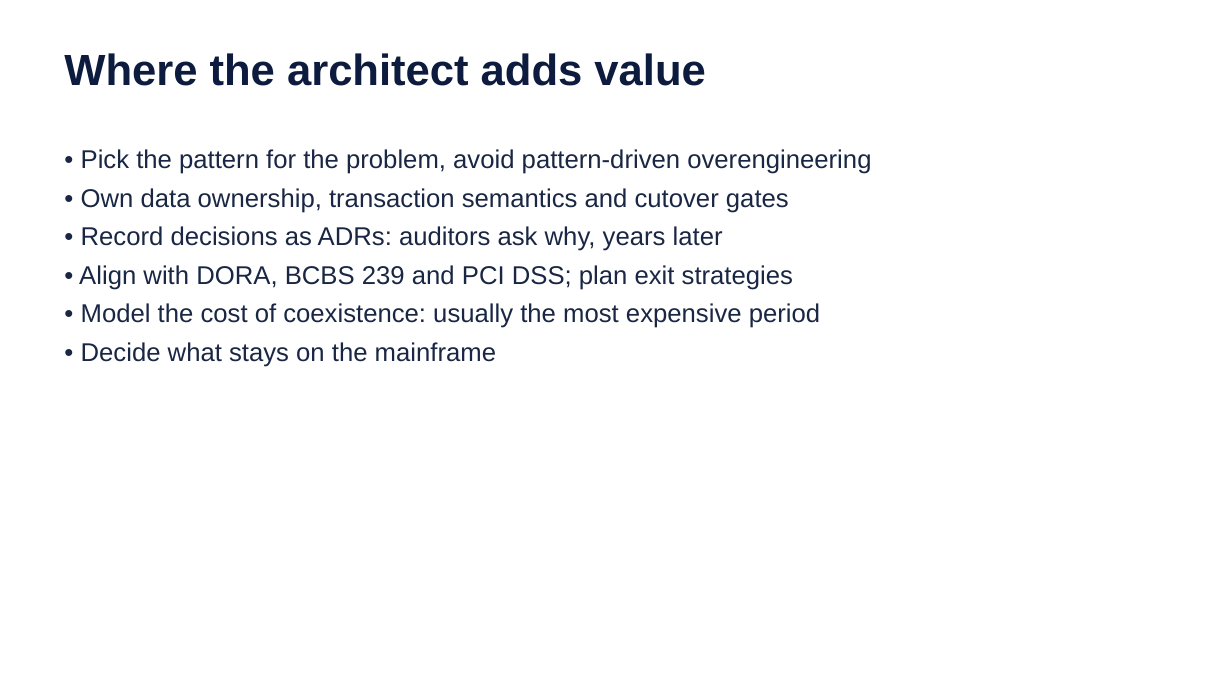
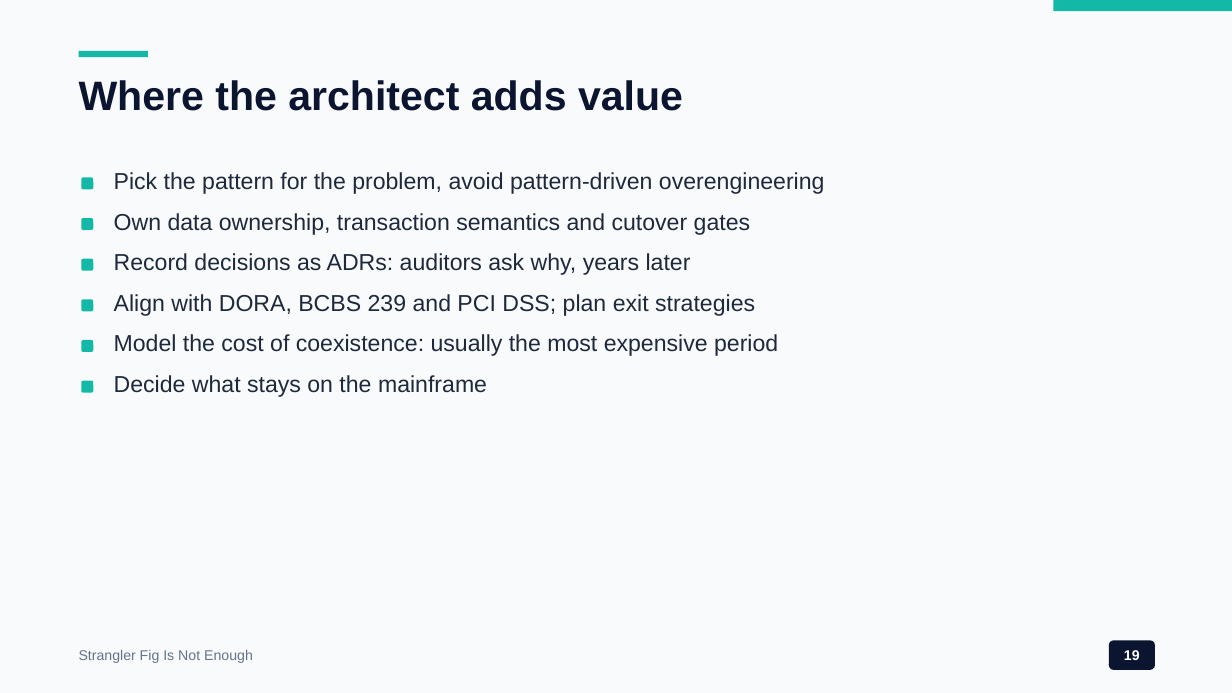
Before and after one commit to wallaceespindola/legacy-modernization-patterns, a slide deck: slide 19 of docs/presentations/legacy-modernization-patterns.pptx. Drawn at 1232x693 pixels with LibreOffice and Linux fonts; fonts in the diff are those of the drawing. Boxes give left, top, right and bottom in pixels: in the first picture for what was removed or moved away, otherwise in the second. Text is boxed around its words. In the diff, an @@ line names an element or a change of style, - is before the commit and + after.

```diff
--- a/docs/presentations/legacy-modernization-patterns.pptx
+++ b/docs/presentations/legacy-modernization-patterns.pptx
@@ background #FFFFFF to #F8FAFC @@
@@ rectangle added at (1054, 0, 1232, 11), fill #14B8A6 @@
@@ rectangle added at (79, 51, 148, 57), fill #14B8A6 @@
@@ text "Where the architect adds value": place and size @@
-text "Where the architect adds value" at (64, 53, 705, 86)
+text "Where the architect adds value" at (79, 80, 683, 111)
@@ text "Where the architect adds value" at (79, 80, 683, 111): size 34 to 32 pt, text colour #0D1B3E to #0B1530 @@
@@ text removed at (79, 149, 871, 367) @@
-• Pick the pattern for the problem, avoid pattern-driven overengineering
-• Own data ownership, transaction semantics and cutover gates
-• Record decisions as ADRs: auditors ask why, years later
-• Align with DORA, BCBS 239 and PCI DSS; plan exit strategies
-• Model the cost of coexistence: usually the most expensive period
-• Decide what stays on the mainframe
@@ rounded rectangle added at (81, 177, 93, 189), fill #14B8A6 @@
@@ text added at (114, 172, 825, 194), 18 pt, text #1E293B @@
+Pick the pattern for the problem, avoid pattern-driven overengineering
@@ rounded rectangle added at (81, 218, 93, 230), fill #14B8A6 @@
@@ text added at (114, 213, 750, 235), 18 pt, text #1E293B @@
+Own data ownership, transaction semantics and cutover gates
@@ rounded rectangle added at (81, 259, 93, 271), fill #14B8A6 @@
@@ text added at (114, 253, 691, 275), 18 pt, text #1E293B @@
+Record decisions as ADRs: auditors ask why, years later
@@ rounded rectangle added at (81, 299, 93, 311), fill #14B8A6 @@
@@ text added at (114, 294, 755, 316), 18 pt, text #1E293B @@
+Align with DORA, BCBS 239 and PCI DSS; plan exit strategies
@@ rounded rectangle added at (81, 340, 93, 352), fill #14B8A6 @@
@@ text added at (114, 334, 778, 356), 18 pt, text #1E293B @@
+Model the cost of coexistence: usually the most expensive period
@@ rounded rectangle added at (81, 381, 93, 393), fill #14B8A6 @@
@@ text added at (114, 375, 487, 397), 18 pt, text #1E293B @@
+Decide what stays on the mainframe
@@ text added at (79, 650, 253, 663), 11 pt, text #64748B @@
+Strangler Fig Is Not Enough
@@ rounded rectangle added at (1109, 640, 1155, 670), fill #0B1530, 11 pt, text #FFFFFF, bold @@
+19
```
Also in this commit, not shown: 22 other slides changed, 19 other files.
